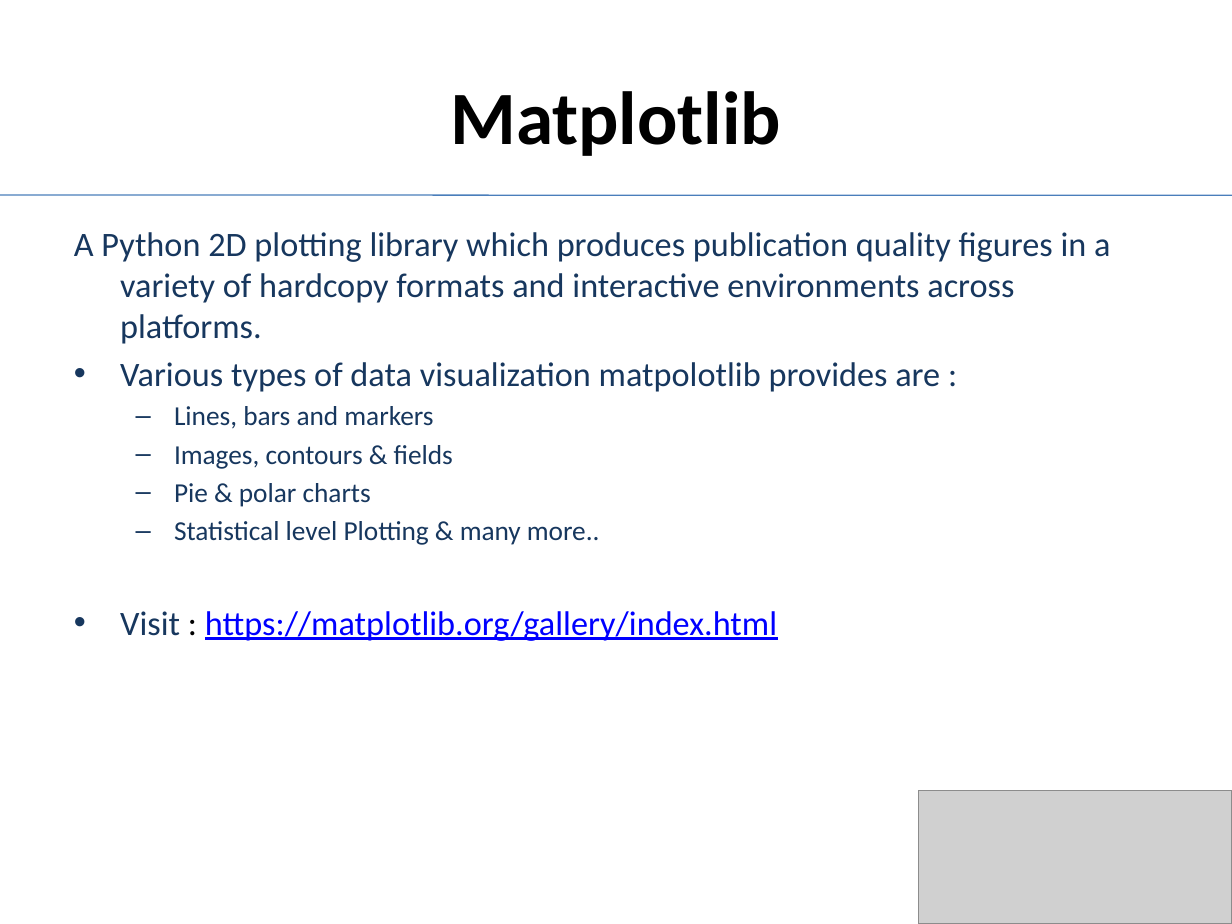
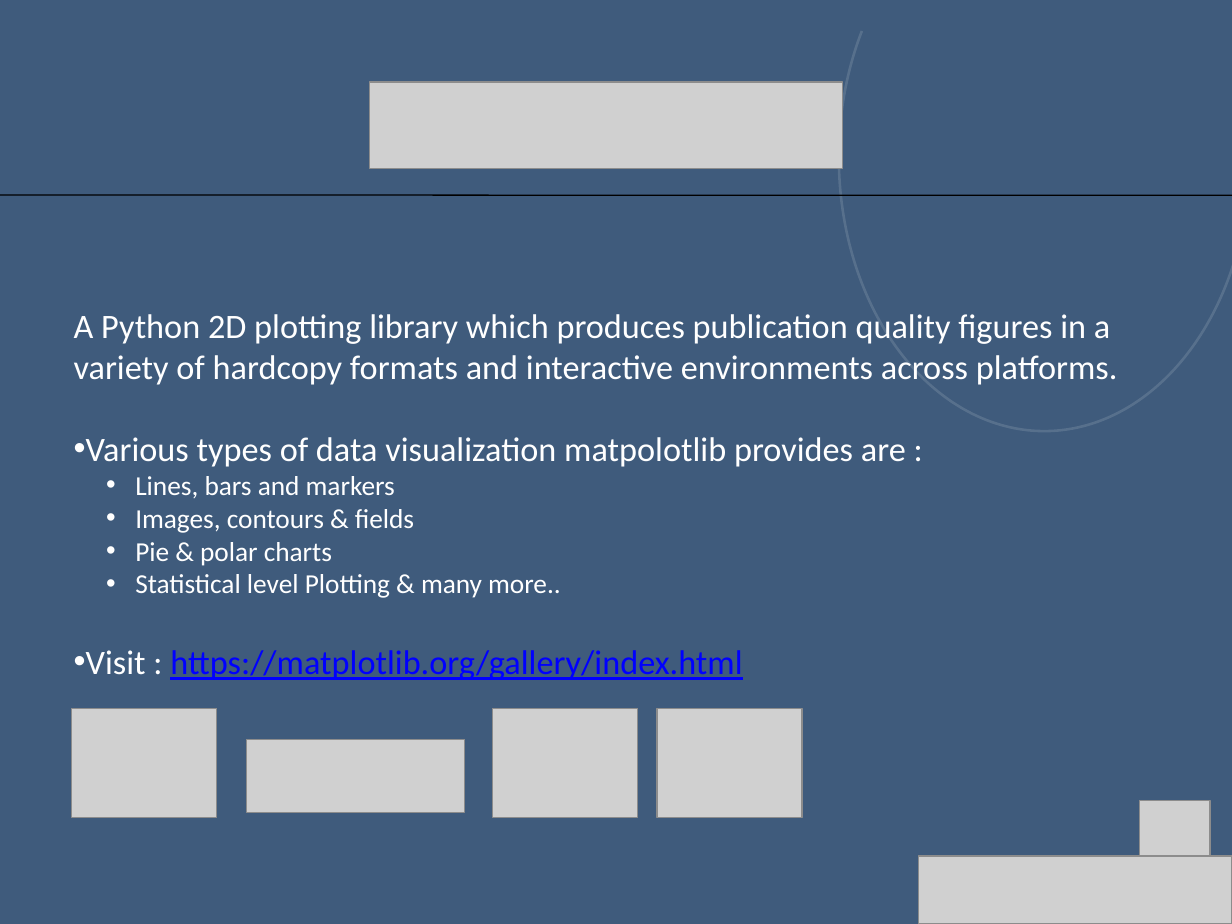
Before and after one commit to aimlearnings/DataScience, a slide deck: slide 6 of Data Visualization.pptx. Drawn at 1232x924 pixels with LibreOffice and Linux fonts; fonts in the diff are those of the drawing; grey boxes stand for pictures; background and template pictures are left out; a plain dark background stands for a picture behind light text. Boxes give left, top, right and bottom in pixels: in the first picture for what was removed or moved away, otherwise in the second. Text is boxed around its words. In the diff, an @@ line names an element or a change of style, - is before the commit and + after.

```diff
--- a/Data Visualization.pptx
+++ b/Data Visualization.pptx
@@ background #FFFFFF to picture (left out) @@
@@ rectangle added at <box>0,0,1232,924</box>, fill #4F81BD at 56% opacity @@
@@ arc (boxed as its full ellipse) added at <box>839,0,1232,431</box>, outline #FFFFFF 1.5 pt @@
@@ picture added at <box>370,83,843,169</box> @@
@@ title removed at <box>450,91,781,156</box> @@
-Matplotlib
@@ line (0, 195) - (1232, 196): stroke #4B7EBC 0.75 pt to #000000 0.75 pt @@
@@ text "A Python 2D plotting library ..." at <box>74,314,1118,680</box>: text colour #17375E to #FFFFFF in "A Python 2D plotting library which produces ...", "Various types of data visualization matpolotlib provides ...", "Lines, bars and markers", "Images, contours & fields" and 3 more places; text colour #000000 to #FFFFFF in ":"; indent changed; less space between paragraphs; bullet – to • @@
@@ picture added at <box>71,708,217,818</box> @@
@@ picture added at <box>493,708,638,818</box> @@
@@ picture added at <box>657,708,802,818</box> @@
@@ picture added at <box>246,739,464,812</box> @@
@@ picture added at <box>1140,801,1210,871</box> @@
@@ picture: place and size @@
-picture at <box>919,791,1232,924</box>
+picture at <box>919,856,1232,924</box>
```
Also in this commit, not shown: 6 other slides changed, 1 slide added, 5 other files.
